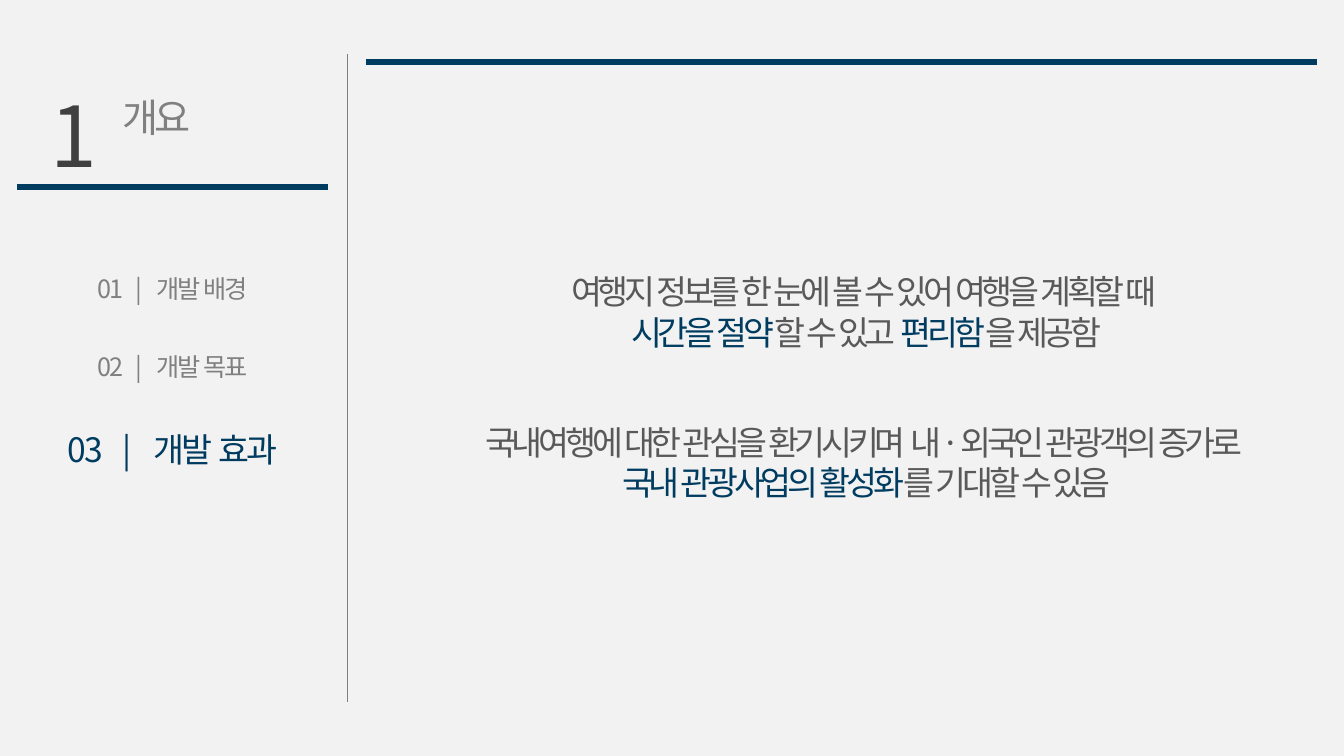
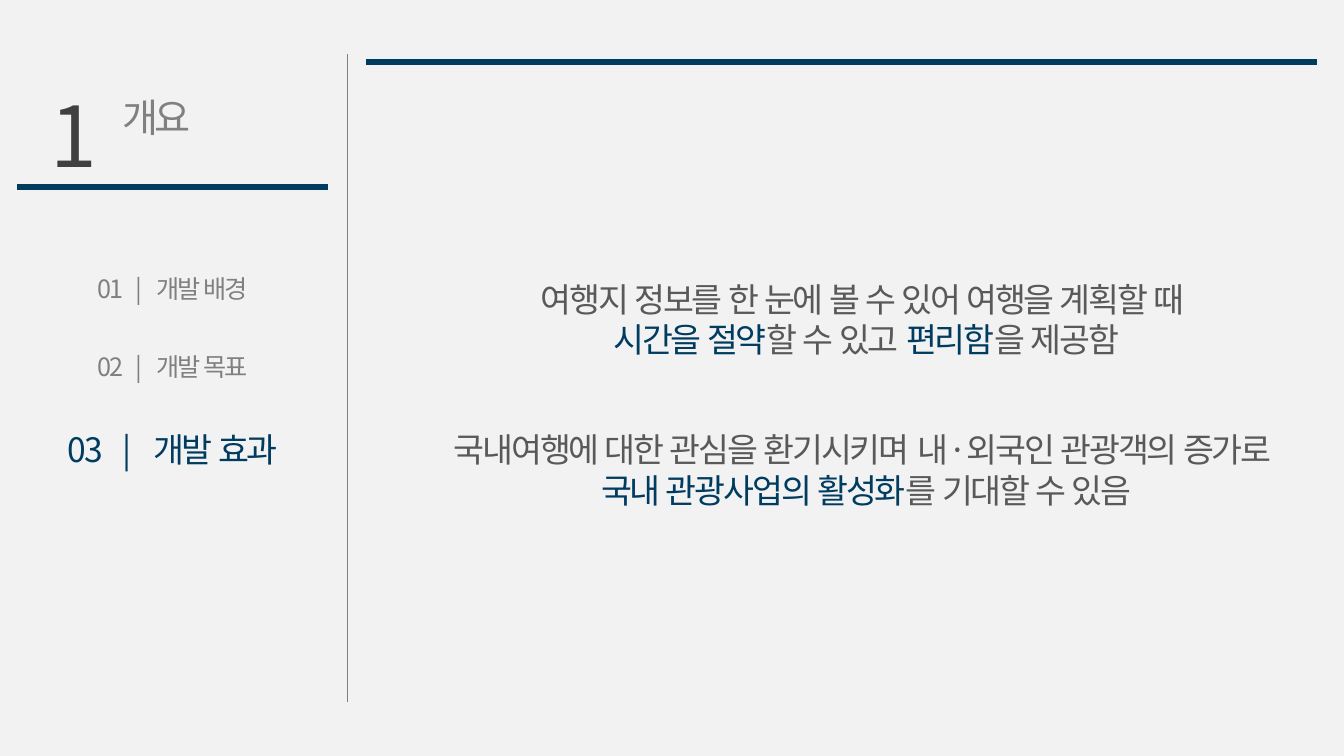
Before and after one commit to gmlrud1211/project, a slide deck: slide 7 of document/제안서.pptx. Drawn at 1344x756 pixels with LibreOffice and Linux fonts; fonts in the diff are those of the drawing. Boxes give left, top, right and bottom in pixels: in the first picture for what was removed or moved away, otherwise in the second. Text is boxed around its words. In the diff, an @@ line names an element or a change of style, - is before the commit and + after.

```diff
--- a/document/제안서.pptx
+++ b/document/제안서.pptx
@@ text "여행지 정보를 한 눈에 볼 ...": place and size @@
-text "여행지 정보를 한 눈에 볼 ..." at bbox=[571, 276, 1157, 348]
+text "여행지 정보를 한 눈에 볼 ..." at bbox=[541, 284, 1185, 355]
@@ text "여행지 정보를 한 눈에 볼 ..." at bbox=[541, 284, 1185, 355]: letter spacing -3 to -1.5 pt @@
@@ text "국내여행에 대한 관심을 환기시키며 내·외국인 ..." at bbox=[454, 434, 1272, 506]: letter spacing -3 to -1.5 pt @@
@@ text "국내여행에 대한 관심을 환기시키며 내·외국인 ...": place and size @@
-text "국내여행에 대한 관심을 환기시키며 내·외국인 ..." at bbox=[485, 427, 1242, 498]
+text "국내여행에 대한 관심을 환기시키며 내·외국인 ..." at bbox=[454, 434, 1272, 506]
```
Also in this commit, not shown: 12 other slides changed, 4 slides added.
